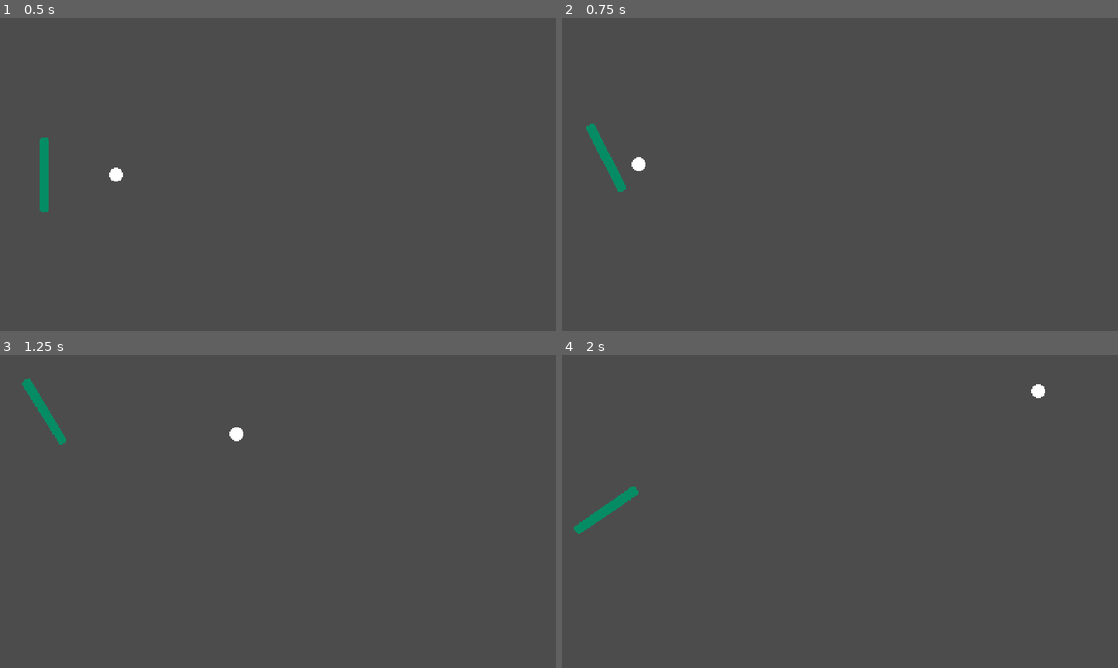
Above: before the commit, frames 1-4 (two rows, left to right).
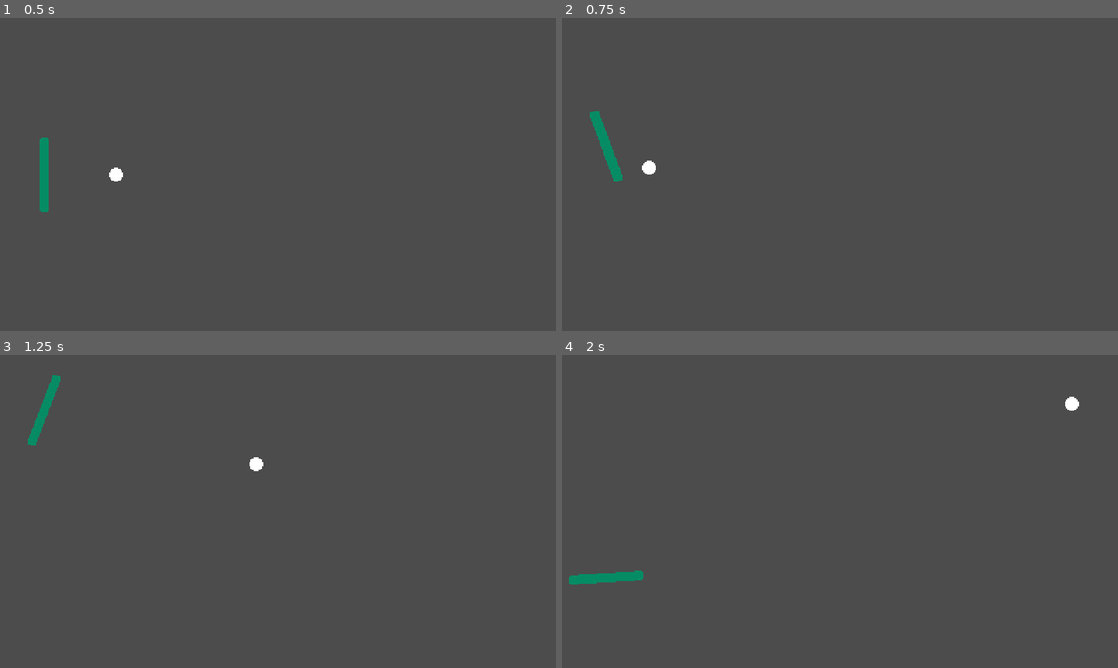
Above: after the commit, the same moments.

Repository: adatechschool/spin-spong
Game: Godot game, scene res://scenes/Pong.tscn
Two runs of this game, one before a commit and one after it. Both use one fixed random seed, a clock stepped at 60 frames per second and the inputs below. Before the commit the project starts from res://scenes/pong.tscn.
Inputs:
- Up to frame 1 (0.5 s): no input
- Up to frame 2 (0.75 s): hold Up (adriel_goes_up) from 0.53 s (still down)
- Up to frame 3 (1.25 s): keep holding Up (adriel_goes_up)
- Up to frame 4 (2 s): release Up (adriel_goes_up) at 1.28 s; hold Down (adriel_goes_down) from 1.28 s (still down)

Frame 1 is identical in both runs. In frame 2, 0.6% of the frame differs, in the area x 4-17%, y 29-56%; in frame 3, 0.8%; in frame 4, 1.0%, in the area x 1-93%, y 9-74%.

Commit message:
Rename files to have consistency in class names.

Diff:
--- a/project.godot
+++ b/project.godot
@@ -16,7 +16,7 @@
 [application]
 
 config/name="Spin Spong"
-run/main_scene="res://scenes/pong.tscn"
+run/main_scene="res://scenes/Pong.tscn"
 config/icon="res://icon.png"
 
 [display]
--- a/scenes/ball.tscn
+++ b/scenes/Ball.tscn
@@ -1,6 +1,6 @@
 [gd_scene load_steps=5 format=2]
 
-[ext_resource path="res://scripts/ball.gd" type="Script" id=1]
+[ext_resource path="res://scripts/Ball.gd" type="Script" id=1]
 [ext_resource path="res://sprites/ball.png" type="Texture" id=2]
 
 [sub_resource type="PhysicsMaterial" id=1]
--- a/scenes/border.tscn
+++ b/scenes/Border.tscn
@@ -1,8 +1,8 @@
 [gd_scene format=2]
 
-[node name="border" type="StaticBody2D"]
+[node name="Border" type="StaticBody2D"]
 collision_layer = 4
 collision_mask = 9
 
-[node name="hitbox" type="CollisionPolygon2D" parent="."]
+[node name="Hitbox" type="CollisionPolygon2D" parent="."]
 polygon = PoolVector2Array( -10, -10, 490, -10, 490, 280, -10, 280, 0, 270, 480, 270, 480, 0, 0, 0, 0, 270, -10, 280 )
--- /dev/null
+++ b/scenes/Paddle.tscn
@@ -0,0 +1,30 @@
+[gd_scene load_steps=3 format=2]
+
+[ext_resource path="res://sprites/paddle.png" type="Texture" id=1]
+
+[sub_resource type="CapsuleShape2D" id=1]
+radius = 3.96334
+height = 58.7538
+
+[node name="Paddle" type="RigidBody2D"]
+collision_layer = 2
+collision_mask = 8
+gravity_scale = 0.0
+linear_damp = 8.0
+angular_damp = 4.0
+__meta__ = {
+"_editor_description_": ""
+}
+
+[node name="Hitbox" type="CollisionShape2D" parent="."]
+shape = SubResource( 1 )
+
+[node name="Texture" type="TextureRect" parent="."]
+margin_left = -4.0
+margin_top = -32.0
+margin_right = 4.0
+margin_bottom = 32.0
+texture = ExtResource( 1 )
+__meta__ = {
+"_edit_use_anchors_": false
+}
--- /dev/null
+++ b/scenes/PaddleLock.tscn
@@ -0,0 +1,25 @@
+[gd_scene load_steps=4 format=2]
+
+[ext_resource path="res://scripts/PaddleLock.gd" type="Script" id=1]
+[ext_resource path="res://scenes/Paddle.tscn" type="PackedScene" id=2]
+
+[sub_resource type="RectangleShape2D" id=1]
+extents = Vector2( 6.79037, 48.1166 )
+
+[node name="PaddleLock" type="RigidBody2D"]
+collision_mask = 4
+mode = 2
+gravity_scale = 0.0
+linear_damp = 8.0
+angular_damp = 4.0
+script = ExtResource( 1 )
+
+[node name="Hitbox" type="CollisionShape2D" parent="."]
+shape = SubResource( 1 )
+
+[node name="Lock" type="RemoteTransform2D" parent="."]
+remote_path = NodePath("../Paddle")
+update_rotation = false
+update_scale = false
+
+[node name="Paddle" parent="." instance=ExtResource( 2 )]
--- /dev/null
+++ b/scenes/Pong.tscn
@@ -0,0 +1,27 @@
+[gd_scene load_steps=6 format=2]
+
+[ext_resource path="res://scenes/Ball.tscn" type="PackedScene" id=1]
+[ext_resource path="res://scenes/Border.tscn" type="PackedScene" id=2]
+[ext_resource path="res://scripts/Pong.gd" type="Script" id=3]
+[ext_resource path="res://scenes/Target.tscn" type="PackedScene" id=4]
+[ext_resource path="res://scenes/PaddleLock.tscn" type="PackedScene" id=5]
+
+[node name="Pong" type="Node"]
+script = ExtResource( 3 )
+
+[node name="Border" parent="." instance=ExtResource( 2 )]
+
+[node name="PaddleAdriel" parent="." instance=ExtResource( 5 )]
+position = Vector2( 38.049, 135 )
+
+[node name="Ball" parent="." instance=ExtResource( 1 )]
+position = Vector2( 240, 135 )
+min_speed = 300
+max_speed = 200
+
+[node name="SpotAdriel" parent="." instance=ExtResource( 4 )]
+scale = Vector2( 1, 270 )
+
+[node name="SpotLuc" parent="." instance=ExtResource( 4 )]
+position = Vector2( 479, 0 )
+scale = Vector2( 1, 270 )
--- /dev/null
+++ b/scenes/Target.tscn
@@ -0,0 +1,7 @@
+[gd_scene format=2]
+
+[node name="Target" type="Area2D"]
+collision_mask = 8
+
+[node name="area" type="CollisionPolygon2D" parent="."]
+polygon = PoolVector2Array( 0, 0, 1, 0, 1, 1, 0, 1 )
--- a/scenes/paddle.gd
+++ /dev/null
@@ -1,12 +0,0 @@
-extends RigidBody2D
-
-var rotation_speed = 9000
-var input = 0
-
-func _integrate_forces(state):
-	input = int(Input.is_action_pressed("adriel_goes_down")) - \
-			int(Input.is_action_pressed("adriel_goes_up"))
-	if input:
-		applied_torque = input * rotation_speed
-	else:
-		applied_torque = 0
--- a/scenes/paddle.tscn
+++ /dev/null
@@ -1,50 +0,0 @@
-[gd_scene load_steps=5 format=2]
-
-[ext_resource path="res://scenes/paddleBox.gd" type="Script" id=1]
-[ext_resource path="res://sprites/paddle.png" type="Texture" id=2]
-
-[sub_resource type="RectangleShape2D" id=1]
-extents = Vector2( 6.79037, 48.1166 )
-
-[sub_resource type="CapsuleShape2D" id=2]
-radius = 3.96334
-height = 58.7538
-
-[node name="paddleBox" type="RigidBody2D"]
-collision_mask = 4
-mode = 2
-gravity_scale = 0.0
-linear_damp = 8.0
-angular_damp = 4.0
-script = ExtResource( 1 )
-
-[node name="lockBox" type="CollisionShape2D" parent="."]
-shape = SubResource( 1 )
-
-[node name="positionSetter" type="RemoteTransform2D" parent="."]
-remote_path = NodePath("../paddle")
-update_rotation = false
-update_scale = false
-
-[node name="paddle" type="RigidBody2D" parent="."]
-collision_layer = 2
-collision_mask = 8
-gravity_scale = 0.0
-linear_damp = 8.0
-angular_damp = 4.0
-__meta__ = {
-"_editor_description_": ""
-}
-
-[node name="hitbox" type="CollisionShape2D" parent="paddle"]
-shape = SubResource( 2 )
-
-[node name="texture" type="TextureRect" parent="paddle"]
-margin_left = -4.0
-margin_top = -32.0
-margin_right = 4.0
-margin_bottom = 32.0
-texture = ExtResource( 2 )
-__meta__ = {
-"_edit_use_anchors_": false
-}
--- a/scenes/pong.tscn
+++ /dev/null
@@ -1,29 +0,0 @@
-[gd_scene load_steps=6 format=2]
-
-[ext_resource path="res://scripts/pong.gd" type="Script" id=1]
-[ext_resource path="res://scenes/border.tscn" type="PackedScene" id=2]
-[ext_resource path="res://scenes/paddle.tscn" type="PackedScene" id=3]
-[ext_resource path="res://scenes/ball.tscn" type="PackedScene" id=4]
-[ext_resource path="res://scenes/target.tscn" type="PackedScene" id=5]
-
-[node name="pong" type="Node"]
-script = ExtResource( 1 )
-
-[node name="border" parent="." instance=ExtResource( 2 )]
-
-[node name="adrielPaddle" parent="." instance=ExtResource( 3 )]
-position = Vector2( 38.049, 135 )
-speed = 1200
-rotation_speed = 12000
-
-[node name="ball" parent="." instance=ExtResource( 4 )]
-position = Vector2( 240, 135 )
-min_speed = 300
-max_speed = 200
-
-[node name="adrielWeakSpot" parent="." instance=ExtResource( 5 )]
-scale = Vector2( 1, 270 )
-
-[node name="lucWeakSpot" parent="." instance=ExtResource( 5 )]
-position = Vector2( 479, 0 )
-scale = Vector2( 1, 270 )
--- a/scenes/target.tscn
+++ /dev/null
@@ -1,11 +0,0 @@
-[gd_scene load_steps=2 format=2]
-
-[ext_resource path="res://scripts/target.gd" type="Script" id=1]
-
-[node name="target" type="Area2D"]
-collision_mask = 8
-script = ExtResource( 1 )
-
-[node name="area" type="CollisionPolygon2D" parent="."]
-polygon = PoolVector2Array( 0, 0, 1, 0, 1, 1, 0, 1 )
-[connection signal="body_entered" from="." to="." method="_on_target_body_entered" flags=6]
--- a/scenes/paddleBox.gd
+++ b/scripts/PaddleLock.gd
@@ -3,7 +3,7 @@
 export var speed = 2000
 export var rotation_speed = 9000
 
-onready var paddle = $paddle as RigidBody2D
+onready var paddle := $Paddle as RigidBody2D
 
 var input = 0
 
--- /dev/null
+++ b/scripts/Pong.gd
@@ -0,0 +1,24 @@
+extends Node
+
+var score:= 0
+
+func restart_game():
+	get_tree().reload_current_scene()
+
+
+func touch_adriel(_body):
+	print("adriel: ouch!")
+
+
+func touch_luc(_body):
+	print("luc: ouch!")
+
+
+func _input(event):
+	if event.is_action_pressed("pong_restart"):
+		restart_game()
+
+
+func _ready():
+	$SpotAdriel.connect("body_entered", self, "touch_adriel")
+	$SpotLuc.connect("body_entered", self, "touch_luc")
--- a/scripts/paddle.gd
+++ /dev/null
@@ -1,15 +0,0 @@
-extends RigidBody2D
-
-var rotation_speed = 9000
-var speed = 2000
-var input = 0
-
-func _integrate_forces(state):
-	input = int(Input.is_action_pressed("adriel_goes_down")) - \
-			int(Input.is_action_pressed("adriel_goes_up"))
-	if input:
-		applied_force = Vector2(0, input * speed)
-		applied_torque = input * rotation_speed
-	else:
-		applied_force = Vector2()
-		applied_torque = 0
--- a/scripts/pong.gd
+++ /dev/null
@@ -1,10 +0,0 @@
-extends Node
-
-var score:= 0
-
-func restart_game() -> void:
-	get_tree().reload_current_scene()
-
-func _input(event) -> void:
-	if event.is_action_pressed("pong_restart"):
-		restart_game()
--- a/scripts/target.gd
+++ /dev/null
@@ -1,6 +0,0 @@
-extends Area2D
-
-var counter: int
-
-func _on_target_body_entered(_body):
-	counter += 1
Renamed: scripts/ball.gd -> scripts/Ball.gd
